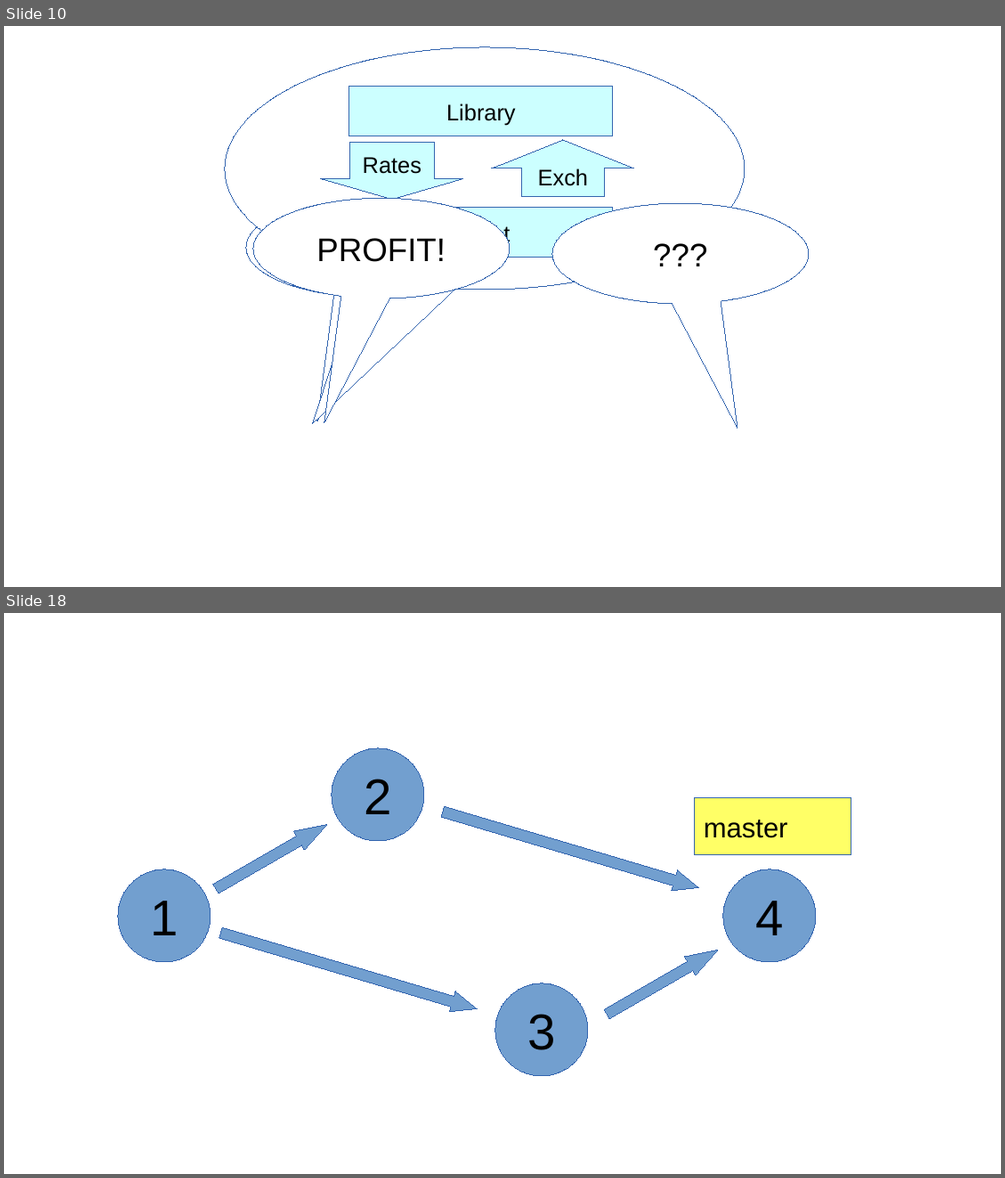
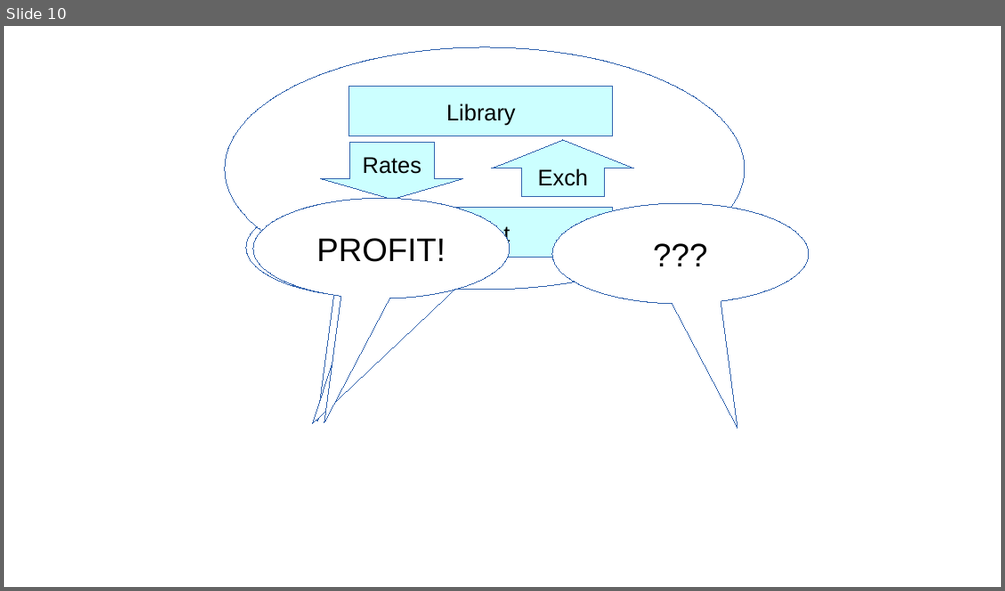
Before and after one commit to air-labs/VideoLectures, a slide deck: IntroductionToIndustialProgramming/git.odp. Shown one above the other, each under a label of ours: slides 10 and 18 before the commit, slide 10 after it; the slides between them are not shown. The pictures are 1005x1178 and 1005x591 pixels, drawn with LibreOffice and Linux fonts; fonts in the diff are those of the drawing; background and template pictures are left out. Boxes give left, top, right and bottom in pixels: in the first picture for what was removed or moved away, otherwise in the second. Text is boxed around its words. In the diff, an @@ line names an element or a change of style, - is before the commit and + after.

```diff
--- a/IntroductionToIndustialProgramming/git.odp
+++ b/IntroductionToIndustialProgramming/git.odp
@@ slide 18 removed at (4,613,1001,1174), background picture (left out) @@
@@ ellipse removed at (332,748,424,841) @@
-2
@@ rectangle removed at (695,798,851,855) @@
-master
@@ up arrow removed at (210,815,332,898) @@
@@ up arrow removed at (440,802,702,898) @@
@@ ellipse removed at (118,869,210,961) @@
-1
@@ ellipse removed at (723,869,816,961) @@
-4
@@ up arrow removed at (218,923,479,1019) @@
@@ up arrow removed at (601,941,723,1023) @@
@@ ellipse removed at (495,983,588,1075) @@
-3
```
Also in this commit, not shown: 1 slide changed, 6 other slides removed, 2 other files.
